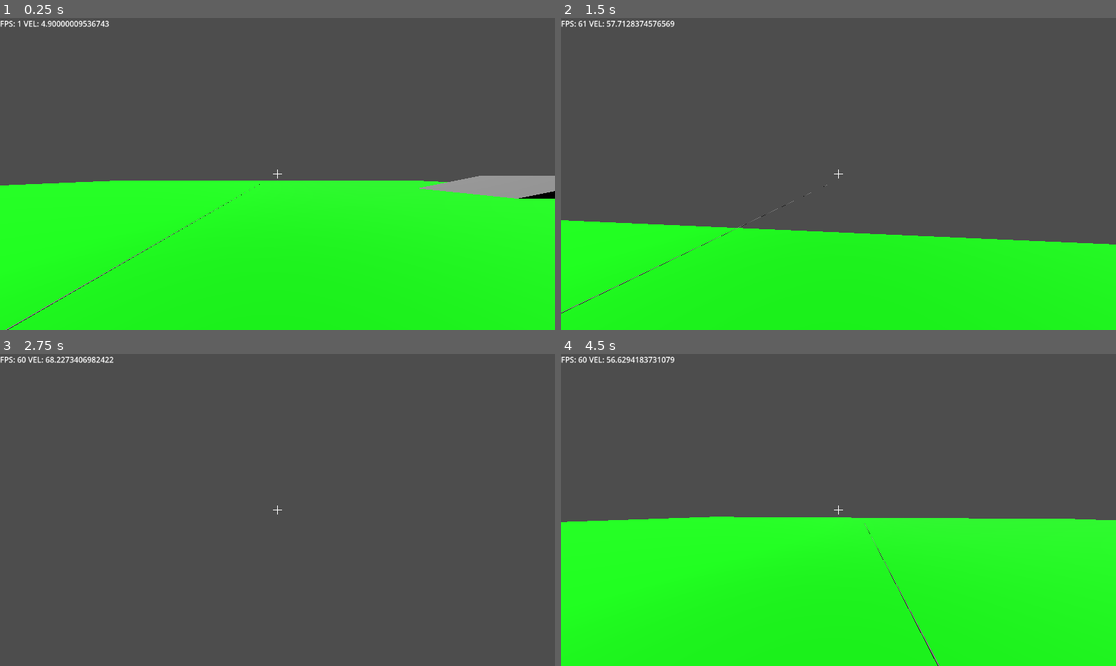
Above: before the commit, frames 1-4 (two rows, left to right).
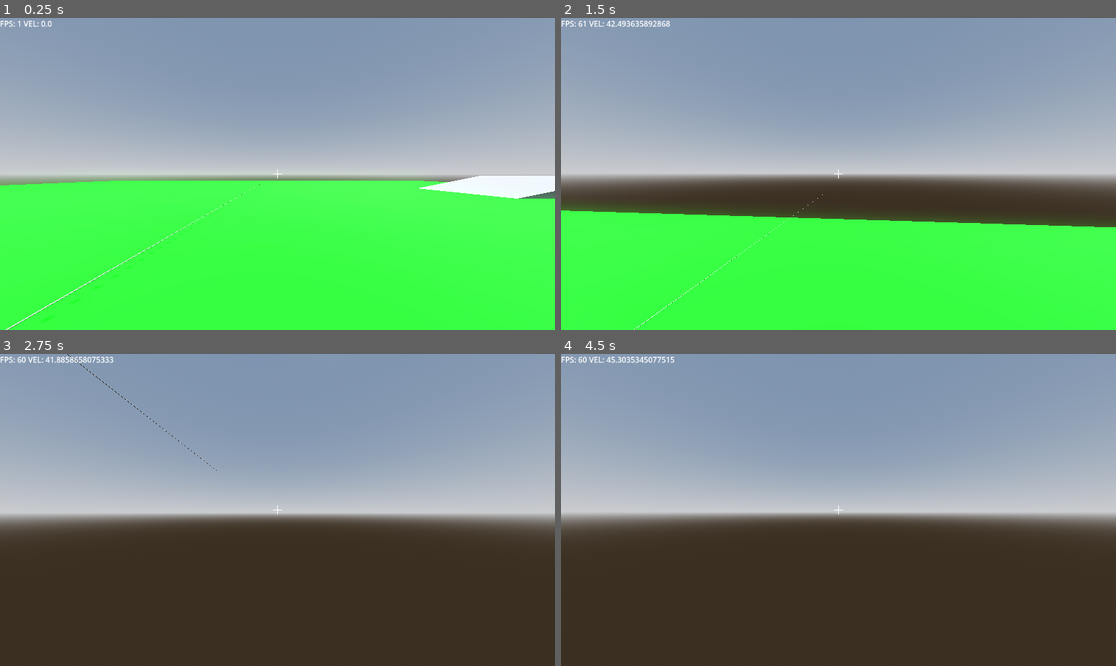
Above: after the commit, the same moments.

Repository: YouthHalo/Fast-Boomer-Shooter
Game: Godot game, scene res://scenes/main_world.tscn
The game is run twice, just before and just after one commit, with the same random seed, the same clock (stepped at 60 frames per second) and the same inputs.
Inputs (mouse positions are in pixels of both pictures, inside the frame that each line leads up to):
- Up to frame 1 (0.25 s): no input
- Up to frame 2 (1.5 s): move the mouse to (866, 174) at 0.52 s; hold Space (jump) 0.53-1.28 s; hold W (forward) from 0.53 s (still down); tap Shift (dash) at 0.6 s; move the mouse to (810, 174) at 1.27 s; tap Space (jump) at 1.35 s
- Up to frame 3 (2.75 s): keep holding W (forward); tap Space (jump) at 1.52, 1.82 s; tap Shift (dash) at 1.55, 2.1 s; move the mouse to (288, 503) at 2.02 s; hold Space (jump) from 2.03 s (still down)
- Up to frame 4 (4.5 s): keep holding W (forward); move the mouse to (832, 516) at 2.77 s; release Space (jump) at 2.78 s; tap Shift (dash) at 2.85, 4.35 s; tap Space (jump) at 3.02, 3.32 s; move the mouse to (877, 513) at 3.52 s; hold Space (jump) 3.53-4.28 s; move the mouse to (794, 506) at 4.27 s

The runs differ from the first frame. In frame 1, 100% of the frame differs, in the area x 0-100%, y 0-100%; in frame 2, 98%; in frame 3, 98%; in frame 4, 100%.

Commit message:
Better movement and camera stuff. Proper Deceleration. Currently a bug where dashing does this weird left right shimmy

Diff:
--- a/project.godot
+++ b/project.godot
@@ -17,7 +17,7 @@
 
 [display]
 
-window/vsync/vsync_mode=0
+window/vsync/vsync_mode=2
 
 [input]
 
--- a/scenes/main_world.tscn
+++ b/scenes/main_world.tscn
@@ -1,6 +1,19 @@
-[gd_scene load_steps=7 format=3 uid="uid://cv72v1nlu10ia"]
+[gd_scene load_steps=10 format=3 uid="uid://cv72v1nlu10ia"]
 
 [ext_resource type="PackedScene" uid="uid://bgav01dmub54l" path="res://scenes/player.tscn" id="1_6x5uh"]
+
+[sub_resource type="ProceduralSkyMaterial" id="ProceduralSkyMaterial_6x5uh"]
+sky_horizon_color = Color(0.662243, 0.671743, 0.686743, 1)
+ground_horizon_color = Color(0.662243, 0.671743, 0.686743, 1)
+
+[sub_resource type="Sky" id="Sky_tt5ry"]
+sky_material = SubResource("ProceduralSkyMaterial_6x5uh")
+
+[sub_resource type="Environment" id="Environment_wjoj8"]
+background_mode = 2
+sky = SubResource("Sky_tt5ry")
+tonemap_mode = 2
+glow_enabled = true
 
 [sub_resource type="StandardMaterial3D" id="StandardMaterial3D_6x5uh"]
 albedo_color = Color(0, 1, 0, 1)
@@ -23,10 +36,12 @@
 
 [node name="Main World" type="Node3D"]
 
+[node name="WorldEnvironment" type="WorldEnvironment" parent="."]
+environment = SubResource("Environment_wjoj8")
+
 [node name="DirectionalLight3D" type="DirectionalLight3D" parent="."]
 transform = Transform3D(-0.866023, -0.433016, 0.250001, 0, 0.499998, 0.866027, -0.500003, 0.749999, -0.43301, 0, 0, 0)
 shadow_enabled = true
-directional_shadow_max_distance = 1.0
 
 [node name="CSGBox3D" type="CSGBox3D" parent="."]
 transform = Transform3D(10, 0, 0, 0, 0.333, 0, 0, 0, 10, 0, 0, 0)
--- a/scenes/player.tscn
+++ b/scenes/player.tscn
@@ -11,6 +11,8 @@
 height = 100.0
 radial_segments = 4
 rings = 0
+
+[sub_resource type="CapsuleMesh" id="CapsuleMesh_g2els"]
 
 [node name="Player" type="CharacterBody3D"]
 script = ExtResource("1_3vyb7")
@@ -32,3 +34,6 @@
 mesh = SubResource("CylinderMesh_g2els")
 
 [node name="In-Game UI" parent="." instance=ExtResource("2_g2els")]
+
+[node name="MeshInstance3D" type="MeshInstance3D" parent="."]
+mesh = SubResource("CapsuleMesh_g2els")
--- a/scripts/in_game_ui.gd
+++ b/scripts/in_game_ui.gd
@@ -4,6 +4,6 @@
 
 func _process(_delta):
 	if player and player.has_method("get_velocity"):
-		fps_label.text = "FPS: %d VEL: %s" % [Engine.get_frames_per_second(), str(abs(player.velocity.x) + abs(player.velocity.y) + abs(player.velocity.z))]
+		fps_label.text = "FPS: %d VEL: %s" % [Engine.get_frames_per_second(), str(abs(player.velocity.x) + abs(player.velocity.z))]
 	else:
 		fps_label.text = "FPS: %d VEL: N/A" % Engine.get_frames_per_second()
--- a/scripts/player.gd
+++ b/scripts/player.gd
@@ -18,16 +18,17 @@
 var touching_wall = false
 
 const MAX_WALK_SPEED = 12
-const MAX_TOTAL_SPEED = 50
+const MAX_TOTAL_SPEED = 40
 const MAX_MOMENTUM_SPEED = 22
 const ACCEL = 50.0
-const AIR_ACCEL = 2.0
+const AIR_ACCEL = 5.0
 const FRICTION = 50.0
 
 var camera_tilt = 0.0
 var camera_fov = 90.0
 
 var gravity = ProjectSettings.get_setting("physics/3d/default_gravity") * 2
+var slow_factor = 0.0
 
 func _ready():
 	Input.mouse_mode = Input.MOUSE_MODE_CAPTURED
@@ -68,13 +69,17 @@
 		elif is_on_floor():
 			velocity.y = JUMP_VELOCITY
 
+	# Enable bhopping: if holding jump and on floor, jump every frame
+	if Input.is_action_pressed("jump") and is_on_floor():
+		velocity.y = JUMP_VELOCITY
+
 	var input_dir = Input.get_vector("left", "right", "forward", "backward")
 	var direction = (transform.basis * Vector3(input_dir.x, 0, input_dir.y)).normalized()
 
 	if Input.is_action_just_pressed("dash") and dash_timer <= 0.0:
 		var dash_dir = direction
 		if dash_dir == Vector3.ZERO:
-			dash_dir = -transform.basis.z.normalized()
+			dash_dir = - transform.basis.z.normalized()
 			dash_velocity = dash_dir * DASH_SPEED * 0.8
 		else:
 			if velocity.normalized().dot(dash_dir) < 0.9:
@@ -90,27 +95,34 @@
 		dash_timer = 0
 
 		var horizontal_velocity = Vector3(velocity.x, 0, velocity.z)
+		var speed = horizontal_velocity.length()
 		if direction.length() > 0:
 			var accel = ACCEL if is_on_floor() else AIR_ACCEL
 			velocity += direction * accel * delta
 
-			if is_on_floor() and horizontal_velocity.length() > SPEED:
+			if is_on_floor() and horizontal_velocity.length() > SPEED: #Idk why i set velocity like a million times but it works i guess
 				velocity.x = move_toward(velocity.x, direction.x * SPEED, FRICTION * delta)
 				velocity.z = move_toward(velocity.z, direction.z * SPEED, FRICTION * delta)
-		else:
-			if is_on_floor():
-				var speed = horizontal_velocity.length()
-				if speed > 0:
-					var slow_factor = 1.0
-					print("normal slowdown")
-					if speed > MAX_MOMENTUM_SPEED:
-						slow_factor = 2.5
-						print("fast slowdown")
-					elif speed > SPEED:
-						slow_factor = 2 + ((speed - SPEED) / (MAX_MOMENTUM_SPEED - SPEED)) * 1.5
-						print("slow slowdown")
-					velocity.x = move_toward(velocity.x, 0, FRICTION * slow_factor * delta)
-					velocity.z = move_toward(velocity.z, 0, FRICTION * slow_factor * delta)
+		if is_on_floor() and direction.length() > 0:
+
+			if speed > 0:
+				#normal slowdown
+				slow_factor = 0.4
+				if speed > MAX_MOMENTUM_SPEED:
+					#fast slowdown
+					slow_factor = 1.0
+				elif speed > SPEED:
+					#slow slowdown
+					slow_factor = 0.7 + ((speed - SPEED) / (MAX_MOMENTUM_SPEED - SPEED))
+
+		elif is_on_floor() and direction.length() == 0:
+			if speed > SPEED:
+				slow_factor = 0.8
+			else:
+				slow_factor = 0.6
+		if is_on_floor():
+			velocity.x = move_toward(velocity.x, 0, FRICTION * slow_factor * delta)
+			velocity.z = move_toward(velocity.z, 0, FRICTION * slow_factor * delta)
 
 	var hvel = Vector3(velocity.x, 0, velocity.z)
 	if hvel.length() > MAX_TOTAL_SPEED:
@@ -118,9 +130,10 @@
 		velocity.x = hvel.x
 		velocity.z = hvel.z
 
-	camera_tilt = clamp(-input_dir.x * velocity.length() * 0.005, -0.3, 0.3)
+#Visuals
+	camera_tilt = clamp(-input_dir.x * velocity.length() * 0.0025, -0.15, 0.15)
 	Cam.rotation.z += (camera_tilt - Cam.rotation.z) * 0.05
 
-	camera_fov = 90 + clamp(input_dir.y * velocity.length() * -0.2, -20, 20)
+	camera_fov = 90 + clamp(input_dir.y * velocity.length() * -0.1, -10, 10)
 	Cam.fov += (camera_fov - Cam.fov) * 0.1
 	move_and_slide()
Not shown: 1 places in scenes/player.tscn that only renumber resources
